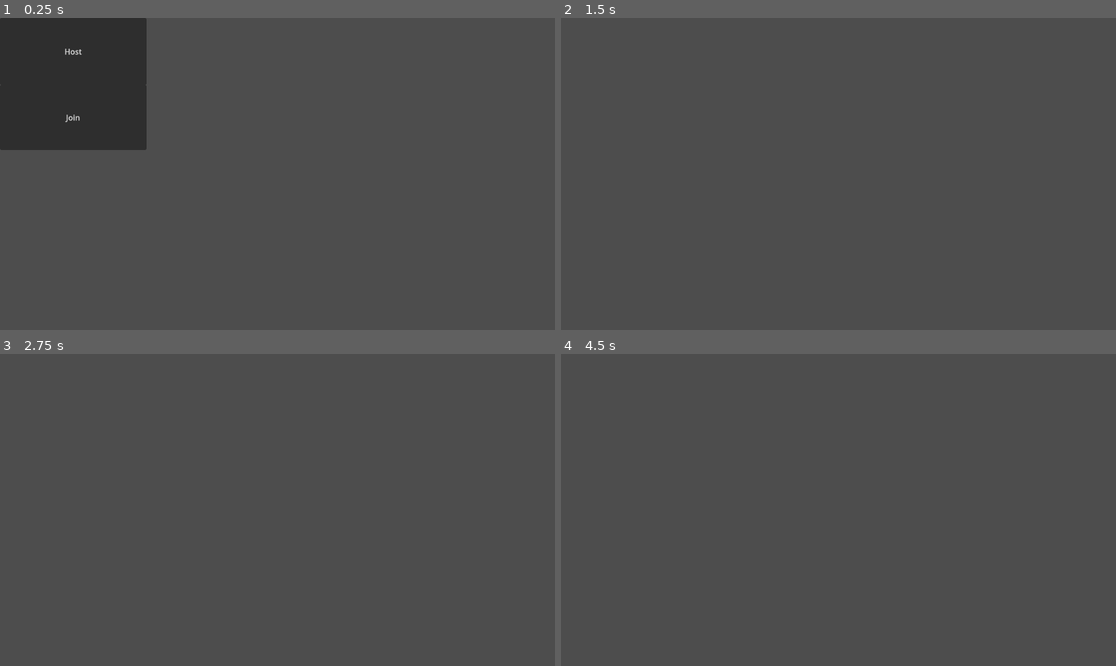
Above: before the commit, frames 1-4 (two rows, left to right).
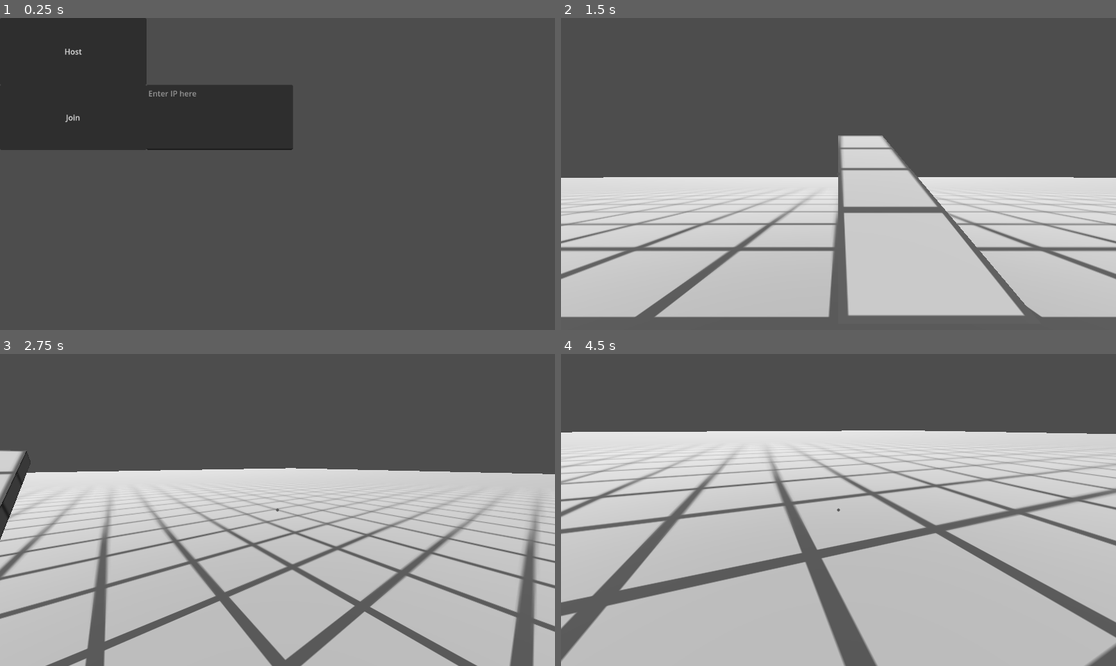
Above: after the commit, the same moments.

Repository: PixelWolf8976/Grapple-Gate
Game: Godot game, scene res://Scenes/Level1.tscn
Same seed, same stepped clock (60 frames per second), same inputs: the game is played once before the commit and once after it. The engine's default icon, where the game draws it, is replaced by a stand-in: a white triangle on a blue panel in a dark square.
Inputs (mouse positions are in pixels of both pictures, inside the frame that each line leads up to):
- Up to frame 1 (0.25 s): no input
- Up to frame 2 (1.5 s): click "Join" at 0.5 s; click (633, 52) at 1.25 s, where only the run after the commit has a clickable "Host"
- Up to frame 3 (2.75 s): tap Enter (ui_accept) at 2 s; move the mouse to (399, 494) at 2.02 s; hold D (Walk Right) from 2.03 s (still down); hold Q (Equipment Primary) from 2.03 s (still down); tap Space (Jump) at 2.27 s
- Up to frame 4 (4.5 s): move the mouse to (727, 525) at 2.77 s; release D (Walk Right) at 2.78 s; release Q (Equipment Primary) at 2.78 s; hold S (Walk Backwards) 2.78-3.53 s; tap Ctrl (Crouch) at 2.85 s; tap Space (Jump) at 3.02 s; tap Q (Equipment Primary) at 3.05, 4.35 s; move the mouse to (894, 441) at 3.52 s; hold D (Walk Right) 3.53-4.28 s; hold Q (Equipment Primary) 3.53-4.28 s; move the mouse to (810, 572) at 4.27 s; hold W (Walk Forward) from 4.28 s (still down)

The runs differ from the first frame. In frame 1, 5.4% of the frame differs, in the area x 26-53%, y 21-43%; in frame 2, 43%; in frame 3, 56%; in frame 4, 68%, in the area x 0-100%, y 24-100%.

Commit message:
Did things
Fixed Multiplayer, added grapple functionality and added ip adder for join (port is 1027, but I only know lan works) (Use Hamatchi)

Diff:
--- a/Objects/player.tscn
+++ b/Objects/player.tscn
@@ -1,7 +1,8 @@
-[gd_scene load_steps=7 format=3 uid="uid://cn6n730ruj3y1"]
+[gd_scene load_steps=8 format=3 uid="uid://cn6n730ruj3y1"]
 
 [ext_resource type="Script" path="res://Scripts/player.gd" id="1_pbrad"]
 [ext_resource type="Texture2D" uid="uid://c56l0pilfusn" path="res://Resources/icon.svg" id="2_tp7fm"]
+[ext_resource type="PackedScene" uid="uid://b5bg2kdy008ab" path="res://UI/ui.tscn" id="3_2atvp"]
 
 [sub_resource type="StandardMaterial3D" id="StandardMaterial3D_blvxi"]
 albedo_texture = ExtResource("2_tp7fm")
@@ -17,27 +18,21 @@
 properties/0/path = NodePath(".:position")
 properties/0/spawn = true
 properties/0/replication_mode = 1
-properties/1/path = NodePath("MeshInstance3D:scale")
+properties/1/path = NodePath(".:rotation")
 properties/1/spawn = true
 properties/1/replication_mode = 1
-properties/2/path = NodePath("CollisionShape3D:scale")
+properties/2/path = NodePath("MeshInstance3D:rotation")
 properties/2/spawn = true
 properties/2/replication_mode = 1
-properties/3/path = NodePath("MeshInstance3D:rotation")
+properties/3/path = NodePath("CollisionShape3D:rotation")
 properties/3/spawn = true
 properties/3/replication_mode = 1
-properties/4/path = NodePath("CollisionShape3D:rotation")
+properties/4/path = NodePath("MeshInstance3D:scale")
 properties/4/spawn = true
 properties/4/replication_mode = 1
-properties/5/path = NodePath("Grapple:position")
+properties/5/path = NodePath("CollisionShape3D:scale")
 properties/5/spawn = true
 properties/5/replication_mode = 1
-properties/6/path = NodePath("Grapple:rotation")
-properties/6/spawn = true
-properties/6/replication_mode = 1
-properties/7/path = NodePath("Grapple:scale")
-properties/7/spawn = true
-properties/7/replication_mode = 1
 
 [node name="CharacterBody3D" type="CharacterBody3D"]
 transform = Transform3D(1, 0, 0, 0, 1, 0, 0, 0, 1, 0, 1, 0)
@@ -66,3 +61,6 @@
 
 [node name="MultiplayerSynchronizer" type="MultiplayerSynchronizer" parent="."]
 replication_config = SubResource("SceneReplicationConfig_0o53k")
+
+[node name="UI" parent="." instance=ExtResource("3_2atvp")]
+mouse_filter = 2
--- a/Scenes/Level1.tscn
+++ b/Scenes/Level1.tscn
@@ -68,6 +68,13 @@
 offset_bottom = 274.0
 text = "Join"
 
+[node name="TextEdit" type="TextEdit" parent="Multiplayer"]
+offset_left = 304.0
+offset_top = 139.0
+offset_right = 608.0
+offset_bottom = 274.0
+placeholder_text = "Enter IP here"
+
 [node name="MultiplayerSpawner" type="MultiplayerSpawner" parent="."]
 _spawnable_scenes = PackedStringArray("res://Objects/player.tscn")
 spawn_path = NodePath("..")
--- a/Scripts/MultiplayerScript.gd
+++ b/Scripts/MultiplayerScript.gd
@@ -2,6 +2,8 @@
 
 var peer := ENetMultiplayerPeer.new()
 @export var playerScene : PackedScene
+
+@onready var ip := $Multiplayer/TextEdit
 
 # Called when the node enters the scene tree for the first time.
 func _ready():
@@ -19,9 +21,11 @@
 	$Multiplayer.hide()
 
 func _on_join_pressed():
-	peer.create_client("127.0.0.1", 1027)
-	multiplayer.multiplayer_peer = peer
-	$Multiplayer.hide()
+	if peer.create_client(ip.text, 1027) != ERR_CANT_CREATE:
+		multiplayer.multiplayer_peer = peer
+		$Multiplayer.hide()
+	else:
+		ip.text = "Invalid IP!"
 
 func add_player(id = 1):
 	var player := playerScene.instantiate()
--- a/Scripts/player.gd
+++ b/Scripts/player.gd
@@ -2,9 +2,11 @@
 
 @export var walkSpeed := 500.0
 @export var jumpStrength := 300.0
+@export var grappleStrength := 10.0
 @export var frictionSubtractor := 0.75
 @export var gravity := 9.8
-@export var grappleLine := MeshInstance3D.new()
+
+var grappleLine := MeshInstance3D.new()
 
 @onready var twistPivot := $TwistPivot
 @onready var pitchPivot := $TwistPivot/PitchPivot
@@ -19,6 +21,8 @@
 var speed := walkSpeed
 var isCrouching := false
 var isGrappleing := false
+var lineOut := false
+var grapHitPoint := Vector3.ZERO
 
 @onready var cam := $TwistPivot/PitchPivot/Camera3D
 
@@ -55,21 +59,30 @@
 		if is_on_floor() && !isCrouching && Input.is_action_pressed("Jump"):
 			velocity.y += jumpStrength * delta
 
-		if is_on_floor() && !isGrappleing:
+		if is_on_floor() && !lineOut:
 			var fdirection := Vector3(0, 0, -1).rotated(Vector3(0, 1, 0), mesh.rotation.y)
 			var ldircetion := Vector3(0, 0, -1).rotated(Vector3(0, 1, 0), mesh.rotation.y + deg_to_rad(90))
 			if Input.is_action_pressed("Walk Forward"):
-				velocity.x += fdirection.x * speed * delta
-				velocity.z += fdirection.z * speed * delta
+				velocity.x += fdirection.x
+				velocity.z += fdirection.z
 			if Input.is_action_pressed("Walk Backwards"):
-				velocity.x -= fdirection.x * speed * delta
-				velocity.z -= fdirection.z * speed * delta
+				velocity.x -= fdirection.x
+				velocity.z -= fdirection.z
 			if Input.is_action_pressed("Walk Left"):
-				velocity.x += ldircetion.x * speed * delta
-				velocity.z += ldircetion.z * speed * delta
+				velocity.x += ldircetion.x
+				velocity.z += ldircetion.z
 			if Input.is_action_pressed("Walk Right"):
-				velocity.x -= ldircetion.x * speed * delta
-				velocity.z -= ldircetion.z * speed * delta
+				velocity.x -= ldircetion.x
+				velocity.z -= ldircetion.z
+
+		var yVel = velocity.y
+		velocity.y = 0
+		velocity = velocity.normalized()
+		velocity.y = yVel
+		velocity.x *= speed * delta
+		velocity.z *= speed * delta
+
+		#print(velocity.length())
 
 		twistPivot.rotate_y(twistInput)
 		mesh.rotate_y(twistInput)
@@ -81,17 +94,19 @@
 
 		if Input.is_action_pressed("Equipment Primary"):
 			isGrappleing = true
+			if aim.is_colliding() && !lineOut:
+				grapHitPoint = aim.get_collision_point()
+				lineOut = true
+
+		if isGrappleing && lineOut:
+			grappleLine = grapLine(self.position, grapHitPoint)
+			get_tree().get_root().add_child(grappleLine)
+			var pullDirection = (self.position - grapHitPoint).normalized() * grappleStrength
+			velocity = -pullDirection
+
 		if Input.is_action_just_released("Equipment Primary"):
 			isGrappleing = false
-
-		if isGrappleing:
-			if aim.is_colliding():
-				var grapHitPoint = aim.get_collision_point()
-				grappleLine = grapLine(self.position, grapHitPoint)
-				get_tree().get_root().add_child(grappleLine)
-				isGrappleing = true
-			else:
-				isGrappleing = false
+			lineOut = false
 
 		if Input.is_action_just_pressed("ui_cancel") && Input.mouse_mode == Input.MOUSE_MODE_CAPTURED:
 			Input.set_mouse_mode(Input.MOUSE_MODE_VISIBLE)
@@ -102,6 +117,12 @@
 			Input.set_mouse_mode(Input.MOUSE_MODE_CAPTURED)
 
 	move_and_slide()
+
+func angle_between_vectors_on_xy_plane(vec1: Vector3, vec2: Vector3) -> float:
+	var vect1 = Vector2(vec1.x, vec1.z)
+	var vect2 = Vector2(vec2.x, vec2.z)
+	var angles = (vect1 - vect2).angle()
+	return angles
 
 func grapLine(pos1: Vector3, pos2: Vector3, color = Color.SADDLE_BROWN, thickness: float = 0.1) -> MeshInstance3D:
 	var meshInstance = MeshInstance3D.new()
@@ -138,7 +159,6 @@
 
 	return meshInstance
 
-
 func _unhandled_input(event: InputEvent):
 	if event is InputEventMouseMotion:
 		if Input.mouse_mode == Input.MOUSE_MODE_CAPTURED:
--- /dev/null
+++ b/UI/ui.tscn
@@ -0,0 +1,16 @@
+[gd_scene load_steps=2 format=3 uid="uid://b5bg2kdy008ab"]
+
+[ext_resource type="Texture2D" uid="uid://cck8ppjtnj5xa" path="res://Resources/Crosshair.png" id="1_j1au8"]
+
+[node name="UI" type="Control"]
+layout_mode = 3
+anchors_preset = 15
+anchor_right = 1.0
+anchor_bottom = 1.0
+grow_horizontal = 2
+grow_vertical = 2
+
+[node name="Sprite2D" type="Sprite2D" parent="."]
+position = Vector2(576, 324)
+scale = Vector2(0.6, 0.6)
+texture = ExtResource("1_j1au8")
Binary file added: Resources/Crosshair.png
Not shown, added: Resources/Crosshair.png.import
